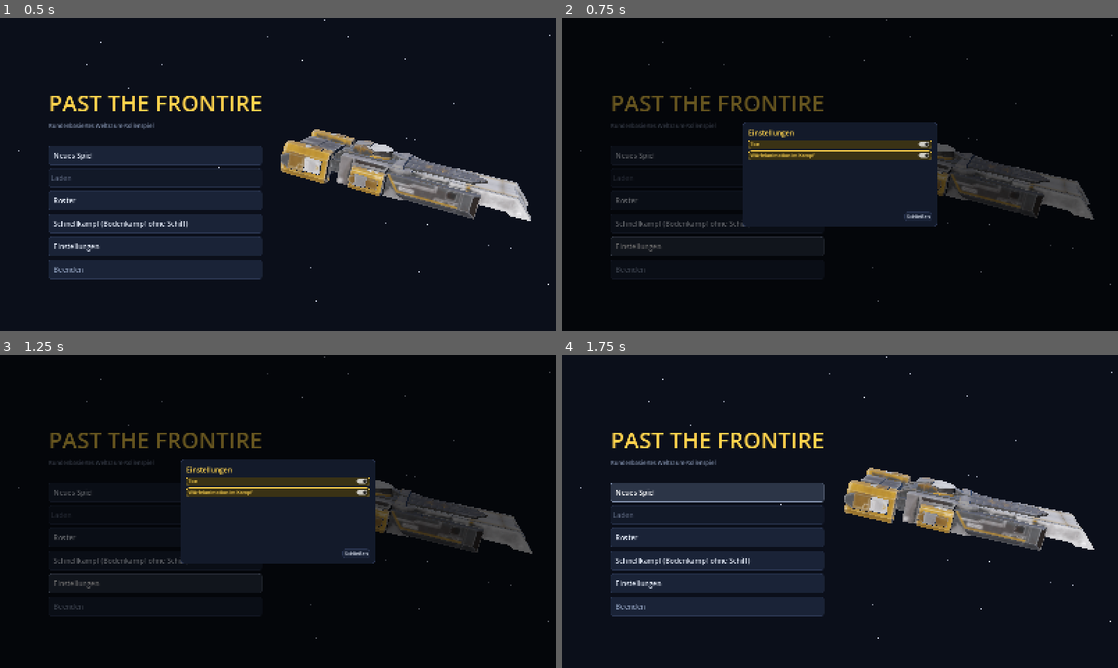
Above: before the commit, frames 1-4 (two rows, left to right).
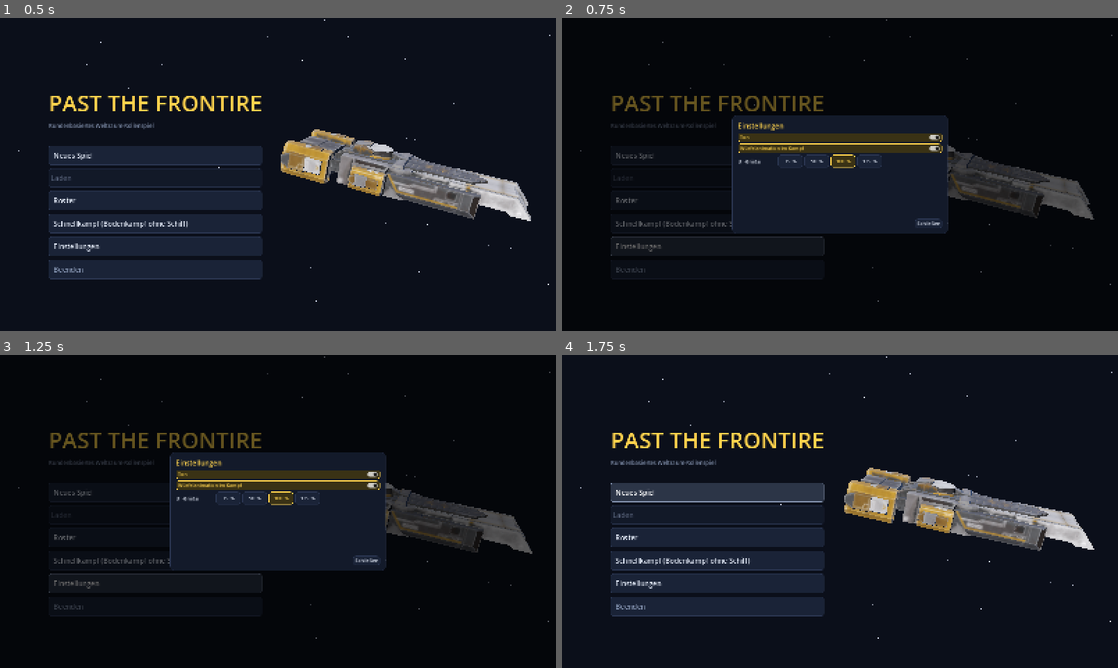
Above: after the commit, the same moments.

Repository: guenterpayer-sketch/past_the_Frontire
Game: Godot game, scene res://start.tscn
Two runs of this game, one before a commit and one after it. Both use one fixed random seed, a clock stepped at 60 frames per second and the inputs below.
Inputs:
- Up to frame 1 (0.5 s): no input
- Up to frame 2 (0.75 s): click "Einstellungen" at 0.5 s
- Up to frame 3 (1.25 s): no input
- Up to frame 4 (1.75 s): click "Neues Spiel" at 1.25 s

Frame 1 is identical in both runs. In frame 2, 5.0% of the frame differs, in the area x 30-70%, y 31-69%; in frame 3, 5.0%; in frame 4, nothing differs.

Commit message:
Einstellung UI-Größe (75/90/100/125 %) fürs ganze Spiel
- UiScale (ui/ui_scale.gd): get_factor/set_factor/apply/picker, gespeichert
  in user://ui.cfg, wirkt über Window.content_scale_factor (nur 2D)
- Auswahl im Startmenü (Einstellungen) und im Schiff (Menü „UI-Größe …“),
  angewendet beim Start; Funktion für das Kampfmenü des Bodenkampfs
- Tests: test_hub (Stufen, Speichern, Anwenden), --autotest-hub (75 %)

Co-Authored-By: Claude Opus 5.5 <noreply@anthropic.com>
Claude-Session: https://claude.ai/code/session_015VHWMVai1ipqzyAu9WaY8c

Diff:
--- a/godot/tests/autotest_hub.gd
+++ b/godot/tests/autotest_hub.gd
@@ -73,6 +73,15 @@
 	await _frames(10)
 	print("Waffenkammer: Dialog offen ", hub.ui.armory.visible)
 	await _shot("h1d_waffenkammer")
+	# UI-Größe über das Menü im Schiff: 75 % und zurück
+	var f0 := UiScale.get_factor()
+	hub.ui.show_ui_scale()
+	await _click_button(hub.ui, "75 %")
+	await _frames(5)
+	print("UI-Größe: %s -> %s, Fenster %.2f" % [UiScale.label(f0), UiScale.label(UiScale.get_factor()), get_tree().root.content_scale_factor])
+	await _shot("h1e_ui_75")
+	UiScale.set_factor(f0, get_tree())
+	hub.ui.notice.hide()
 	await _click_button(hub.ui, "Fertig")
 	print("Waffenkammer: nach „Fertig“ geschlossen ", not hub.ui.armory.visible)
 	pat.injury = ""
--- a/godot/tests/test_hub.gd
+++ b/godot/tests/test_hub.gd
@@ -17,6 +17,7 @@
 	_test_mission_faction()
 	_test_save_slots()
 	_test_medbay_and_harbor()
+	_test_ui_scale()
 	print("OK" if fails == 0 else "%d FEHLER" % fails)
 	quit(1 if fails else 0)
 
@@ -228,3 +229,14 @@
 		var f := FileAccess.open(Roster.PATH, FileAccess.WRITE)
 		f.store_string(crew_before)
 	Campaign.reload()
+
+
+func _test_ui_scale() -> void:
+	var before := UiScale.get_factor()
+	check(UiScale.STEPS == [0.75, 0.9, 1.0, 1.25] and before in UiScale.STEPS, "UI-Größe: Stufen 75/90/100/125 %")
+	UiScale.set_factor(0.75, self)
+	check(is_equal_approx(UiScale.get_factor(), 0.75) and is_equal_approx(root.content_scale_factor, 0.75), "UI-Größe gespeichert und angewendet")
+	UiScale.set_factor(0.5, self)
+	check(is_equal_approx(UiScale.get_factor(), 0.75), "ungültige Stufe wird ignoriert")
+	check(UiScale.label(0.9) == "90 %", "Beschriftung")
+	UiScale.set_factor(before, self)
--- a/godot/ui/hub_ui.gd
+++ b/godot/ui/hub_ui.gd
@@ -7,7 +7,7 @@
 signal action(name: StringName, arg: Variant)
 
 const MARGIN := 14.0
-const MENU := [[&"main_menu", "Hauptmenü"], [&"sound", "Ton an/aus"], [&"help", "Bedienung"]]
+const MENU := [[&"main_menu", "Hauptmenü"], [&"sound", "Ton an/aus"], [&"ui_scale", "UI-Größe …"], [&"help", "Bedienung"]]
 
 var status: Label
 var info: InfoBox
@@ -199,6 +199,17 @@
 	tw.tween_interval(3.5)
 	tw.tween_property(p, "modulate:a", 0.0, 0.6)
 	tw.tween_callback(p.queue_free)
+
+
+## Einstellung UI-Größe (gilt fürs ganze Spiel, sofort)
+func show_ui_scale() -> void:
+	notice.open("UI-Größe")
+	notice.content.add_child(UiScale.picker(get_tree()))
+	var l := UiTheme.label("Größe von Schrift und Kästen im ganzen Spiel; die 3D-Ansicht bleibt gleich. Wird gespeichert.", 13, UiTheme.MUTED)
+	l.autowrap_mode = TextServer.AUTOWRAP_WORD_SMART
+	notice.content.add_child(l)
+	notice.add_close()
+	notice.move_to_front()
 
 
 func show_notice(title: String, text: String) -> void:
--- /dev/null
+++ b/godot/ui/ui_scale.gd
@@ -0,0 +1,61 @@
+class_name UiScale
+extends RefCounted
+## Einstellung „UI-Größe“ fürs ganze Spiel: Faktor auf die Oberfläche (Window.content_scale_factor, wirkt auf alle
+## 2D-Elemente aller Szenen; die 3D-Ansicht bleibt unverändert). Gespeichert in user://ui.cfg, beim Start angewendet.
+## Lesen/Setzen: UiScale.get_factor(), UiScale.set_factor(f, tree). Auswahl-Knöpfe: UiScale.picker(tree).
+
+const PATH := "user://ui.cfg"
+const STEPS := [0.75, 0.9, 1.0, 1.25]
+const DEFAULT := 1.0
+
+
+## Gespeicherter Faktor (eine der STEPS)
+static func get_factor() -> float:
+	var cfg := ConfigFile.new()
+	cfg.load(PATH)
+	var f := float(cfg.get_value("ui", "scale", DEFAULT))
+	return f if f in STEPS else DEFAULT
+
+
+## Faktor setzen, speichern und sofort anwenden
+static func set_factor(f: float, tree: SceneTree) -> void:
+	if not f in STEPS:
+		return
+	var cfg := ConfigFile.new()
+	cfg.load(PATH)
+	cfg.set_value("ui", "scale", f)
+	cfg.save(PATH)
+	apply(tree)
+
+
+## Gespeicherten Faktor auf das Fenster anwenden (beim Start; mehrfach aufrufbar)
+static func apply(tree: SceneTree) -> void:
+	if tree and tree.root:
+		tree.root.content_scale_factor = get_factor()
+
+
+static func label(f: float) -> String:
+	return "%d %%" % roundi(f * 100)
+
+
+## Zeile mit einem Knopf je Stufe (gewählte hervorgehoben); zum Einbauen in Einstellungs- oder Menüdialoge
+static func picker(tree: SceneTree) -> HBoxContainer:
+	var row := HBoxContainer.new()
+	row.add_theme_constant_override("separation", 6)
+	var title := UiTheme.label("UI-Größe", 15)
+	title.custom_minimum_size.x = 110
+	row.add_child(title)
+	var buttons: Array[Button] = []
+	for f in STEPS:
+		var b := UiTheme.button(label(f), "Größe der Oberfläche (Schrift, Kästen); 3D-Ansicht bleibt gleich", true)
+		b.custom_minimum_size = Vector2(70, 36)
+		b.button_pressed = is_equal_approx(f, get_factor())
+		buttons.append(b)
+		row.add_child(b)
+	for i in buttons.size():
+		var f: float = STEPS[i]
+		buttons[i].pressed.connect(func() -> void:
+			set_factor(f, tree)
+			for k in buttons.size():
+				buttons[k].set_pressed_no_signal(k == i))
+	return row
--- a/godot/view/hub.gd
+++ b/godot/view/hub.gd
@@ -16,6 +16,7 @@
 
 
 func _ready() -> void:
+	UiScale.apply(get_tree())
 	if HubState.game == null:
 		HubState.new_game(randi() % 1000000)
 	game = HubState.game
@@ -140,6 +141,8 @@
 			get_tree().change_scene_to_file(HubState.START_SCENE)
 		&"sound":
 			Sfx.toggle()
+		&"ui_scale":
+			ui.show_ui_scale()
 		&"help":
 			ui.show_help()
 
--- a/godot/view/start_screen.gd
+++ b/godot/view/start_screen.gd
@@ -16,6 +16,7 @@
 
 
 func _ready() -> void:
+	UiScale.apply(get_tree())
 	HubState.quick_battle = false
 	var args := OS.get_cmdline_user_args()
 	if "--autotest" in args or "--autotest-player" in args or "--autotest-psi" in args:
@@ -135,7 +136,7 @@
 	picker.picked.connect(_crew_picked)
 	settings = Modal.new()
 	root.add_child(settings)
-	settings.max_size = Vector2(560, 300)
+	settings.max_size = Vector2(620, 340)
 
 
 func _item(text: String, primary := false) -> Button:
@@ -197,4 +198,5 @@
 		c.button_pressed = spec[1]
 		c.toggled.connect(spec[2])
 		settings.content.add_child(c)
+	settings.content.add_child(UiScale.picker(get_tree()))
 	settings.add_close()
Not shown, added: godot/ui/ui_scale.gd.uid
Not shown, changed: docs/module/hub.md
Not shown, changed: godot/README.md
